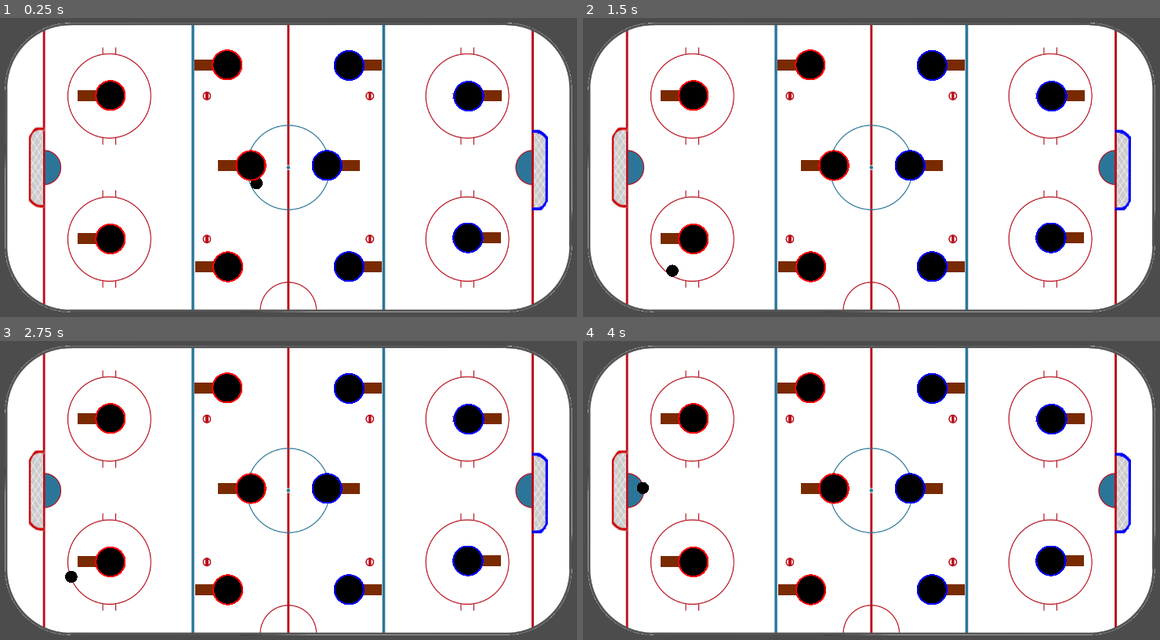
Above: before the commit, frames 1-4 (two rows, left to right).
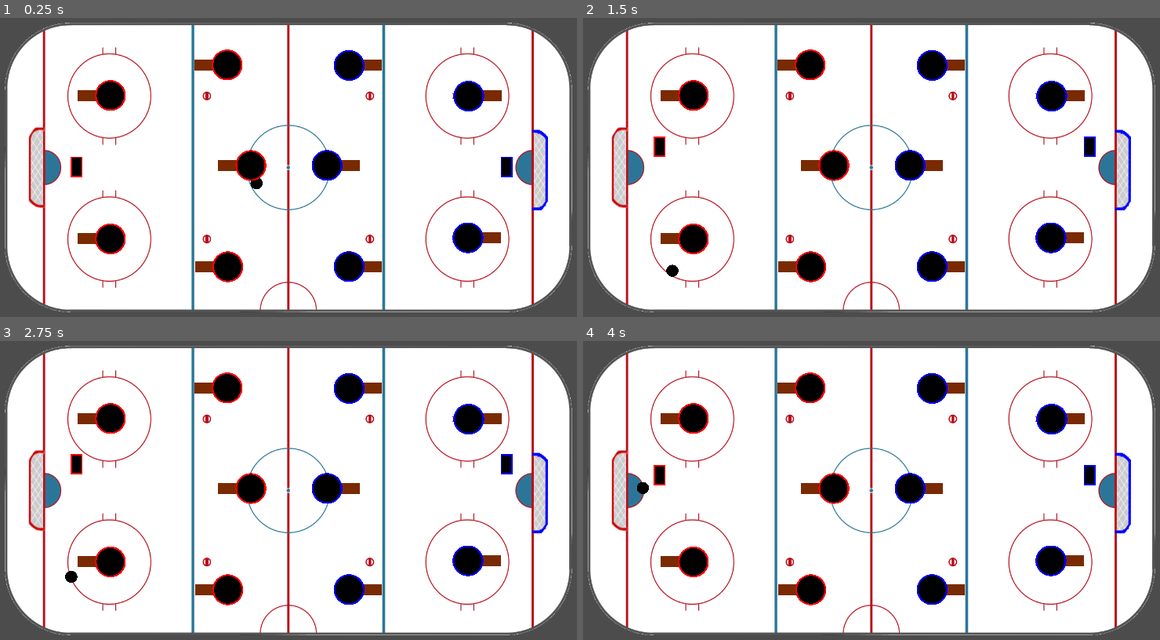
Above: after the commit, the same moments.

Repository: excelsi0r/IceHockeyArcade
Game: Godot game, scene res://Root.tscn
Two runs of this game, one before a commit and one after it. Both use one fixed random seed, a clock stepped at 60 frames per second and the inputs below.
Inputs:
- Up to frame 1 (0.25 s): no input
- Up to frame 2 (1.5 s): hold Up (ui_up) 0.53-1.28 s; hold Down (ui_down) from 1.28 s (still down)
- Up to frame 3 (2.75 s): release Down (ui_down) at 2.03 s; hold Up (ui_up) from 2.03 s (still down)
- Up to frame 4 (4 s): release Up (ui_up) at 3.53 s; hold Down (ui_down) from 3.53 s (still down)

The runs differ from the first frame. In frame 1, 0.3% of the frame differs, in the area x 12-89%, y 46-54%; in frame 2, 0.3%; in frame 3, 0.3%; in frame 4, 0.3%.

Commit message:
added goalkeepers

Diff:
--- /dev/null
+++ b/IceHockey/KinematicBody2D.gd
@@ -0,0 +1,21 @@
+extends KinematicBody2D
+
+var curr
+const INCREMENT = 50
+const MAX_UP = -INCREMENT
+const MAX_DN = INCREMENT
+
+func _ready():
+	curr = 0
+	pass
+
+func _process(delta):
+
+	if Input.is_action_pressed("ui_up") && curr >= MAX_UP:
+		move_local_y(-1)
+		curr -= 1
+	elif Input.is_action_pressed("ui_down") && curr <= MAX_DN:
+		move_local_y(1)
+		curr += 1
+
+	pass
--- a/IceHockey/Root.tscn
+++ b/IceHockey/Root.tscn
@@ -12,6 +12,9 @@
 [ext_resource path="res://textures/player-red.png" type="Texture" id=10]
 [ext_resource path="res://Rigth1.gd" type="Script" id=11]
 [ext_resource path="res://textures/player-blue.png" type="Texture" id=12]
+[ext_resource path="res://KinematicBody2D.gd" type="Script" id=13]
+[ext_resource path="res://textures/goalkeeper-red.png" type="Texture" id=14]
+[ext_resource path="res://textures/goalkeeper-blue.png" type="Texture" id=15]
 
 [sub_resource type="SpriteFrames" id=2]
 
@@ -54,6 +57,29 @@
 
 animations = [ {
 "frames": [ ExtResource( 12 ) ],
+"loop": true,
+"name": "default",
+"speed": 5.0
+} ]
+
+[sub_resource type="SpriteFrames" id=11]
+
+animations = [ {
+"frames": [ ExtResource( 14 ) ],
+"loop": true,
+"name": "default",
+"speed": 5.0
+} ]
+
+[sub_resource type="RectangleShape2D" id=9]
+
+custom_solver_bias = 0.0
+extents = Vector2( 10.3103, 11.6589 )
+
+[sub_resource type="SpriteFrames" id=10]
+
+animations = [ {
+"frames": [ ExtResource( 15 ) ],
 "loop": true,
 "name": "default",
 "speed": 5.0
@@ -140,7 +166,6 @@
 
 [node name="RedGoal" type="Node2D" parent="." index="1"]
 
-editor/display_folded = true
 position = Vector2( 119, 300 )
 
 [node name="GoalTexture" type="TextureRect" parent="RedGoal" index="0"]
@@ -311,7 +336,6 @@
 
 [node name="Players" type="Node2D" parent="." index="4"]
 
-editor/display_folded = true
 position = Vector2( 510.803, 299.169 )
 __meta__ = {
 "_edit_lock_": true
@@ -816,3 +840,77 @@
 __meta__ = {
 "_edit_lock_": true
 }
+
+[node name="GoalKeeperRed" type="Node2D" parent="Players" index="10"]
+
+position = Vector2( -345.595, 3.58621 )
+
+[node name="KinematicBody2D" type="KinematicBody2D" parent="Players/GoalKeeperRed" index="0"]
+
+position = Vector2( -2.22101, -2.05219 )
+scale = Vector2( 0.293992, 0.520579 )
+input_pickable = false
+collision_layer = 1
+collision_mask = 1
+collision/safe_margin = 0.08
+script = ExtResource( 13 )
+_sections_unfolded = [ "Collision", "collision" ]
+__meta__ = {
+"_edit_lock_": true
+}
+
+[node name="AnimatedSprite" type="AnimatedSprite" parent="Players/GoalKeeperRed/KinematicBody2D" index="0"]
+
+position = Vector2( -3.4879, -0.946372 )
+scale = Vector2( 0.325852, 0.214692 )
+frames = SubResource( 11 )
+animation = "default"
+__meta__ = {
+"_edit_lock_": true
+}
+
+[node name="CollisionShape2D" type="CollisionShape2D" parent="Players/GoalKeeperRed/KinematicBody2D" index="1"]
+
+position = Vector2( -4.5062, -0.371337 )
+scale = Vector2( 3.28966, 2.78533 )
+shape = SubResource( 9 )
+__meta__ = {
+"_edit_lock_": true
+}
+
+[node name="GoalKeeperBlue" type="Node2D" parent="Players" index="11"]
+
+position = Vector2( 356.549, 3.58621 )
+
+[node name="KinematicBody2D" type="KinematicBody2D" parent="Players/GoalKeeperBlue" index="0"]
+
+position = Vector2( -2.22101, -2.05219 )
+scale = Vector2( 0.293992, 0.520579 )
+input_pickable = false
+collision_layer = 1
+collision_mask = 1
+collision/safe_margin = 0.08
+script = ExtResource( 13 )
+_sections_unfolded = [ "Collision", "collision" ]
+__meta__ = {
+"_edit_lock_": true
+}
+
+[node name="AnimatedSprite" type="AnimatedSprite" parent="Players/GoalKeeperBlue/KinematicBody2D" index="0"]
+
+position = Vector2( -3.4879, -0.946372 )
+scale = Vector2( 0.325852, 0.214692 )
+frames = SubResource( 10 )
+animation = "default"
+__meta__ = {
+"_edit_lock_": true
+}
+
+[node name="CollisionShape2D" type="CollisionShape2D" parent="Players/GoalKeeperBlue/KinematicBody2D" index="1"]
+
+position = Vector2( -4.5062, -0.371337 )
+scale = Vector2( 3.28966, 2.78533 )
+shape = SubResource( 9 )
+__meta__ = {
+"_edit_lock_": true
+}
Not shown: 1 places in IceHockey/Root.tscn that only renumber resources
Binary file added: IceHockey/textures/goalkeeper-blue.png
Not shown, added: IceHockey/textures/goalkeeper-blue.png.import
Binary file added: IceHockey/textures/goalkeeper-red.png
Not shown, added: IceHockey/textures/goalkeeper-red.png.import
Not shown, added: IceHockey/gimp/goalkeeper-blue.xcf
